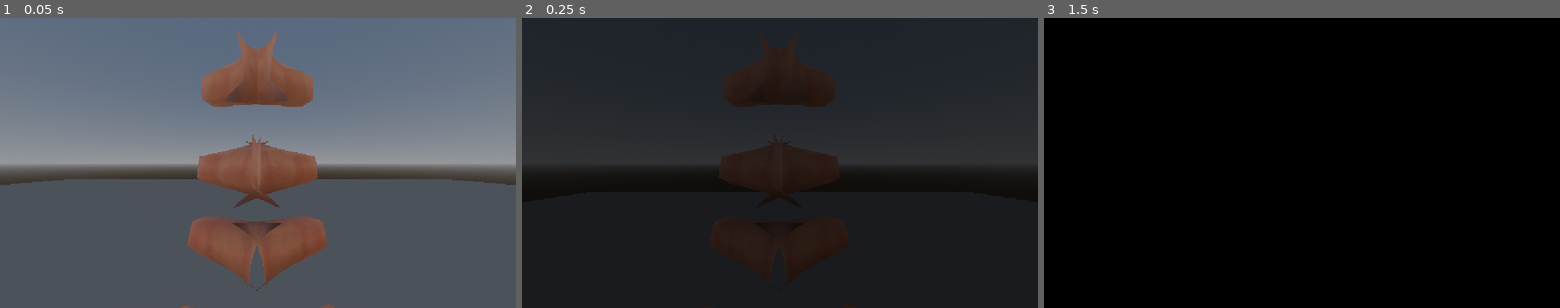
Above: before the commit, frames 1-3 (left to right).
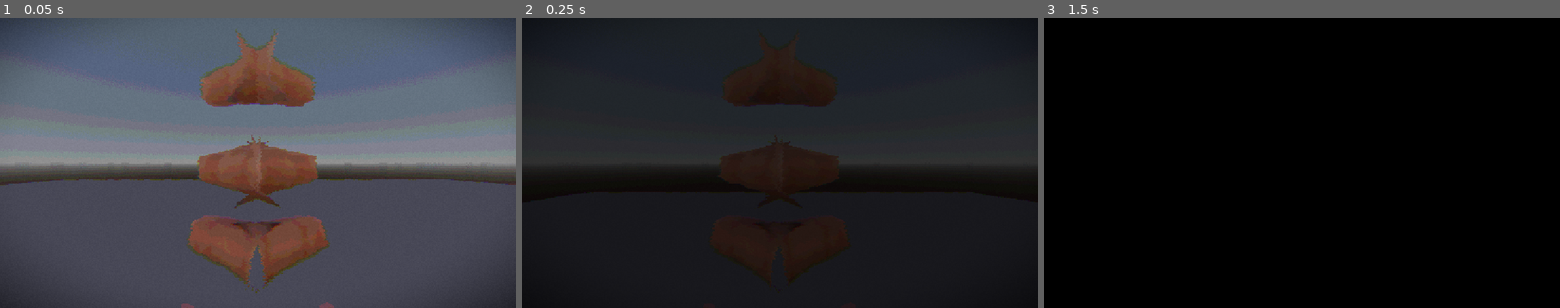
Above: after the commit, the same moments.

Repository: Typ0Codes/vr-test
Game: Godot game, scene res://node_3d.tscn
Two runs of this game, one before a commit and one after it. Both use one fixed random seed, a clock stepped at 60 frames per second and the inputs below.
Inputs (mouse positions are in pixels of both pictures, inside the frame that each line leads up to):
- Up to frame 1 (0.05 s): no input
- Up to frame 2 (0.25 s): no input
- Up to frame 3 (1.5 s): tap Enter (ui_accept) at 0.5, 0.77, 1.07, 1.25 s; move the mouse to (1415, 148) at 0.52 s; hold Right (ui_right) 0.53-1.25 s; tap Alt at 0.6 s; click (1415, 148) at 0.67 s; drag from (1198, 177) to (1276, 221) at 1.27 s

The runs differ from the first frame. In frame 1, 8.9% of the frame differs, in the area x 0-100%, y 0-100%; in frame 2, less than 0.1%; in frame 3, nothing differs.

Commit message:
sick ass shader i use on every damn project

Diff:
--- /dev/null
+++ b/PSX.gdshader
@@ -0,0 +1,83 @@
+shader_type spatial;
+render_mode depth_test_disabled, skip_vertex_transform, unshaded, cull_disabled;
+
+uniform sampler2D screen_tex : hint_screen_texture, filter_nearest;
+
+uniform int resolution_x = 640;
+uniform int resolution_y = 640;
+uniform int color_bit_depth = 4;
+uniform float dither_strength = 0.03;
+uniform float jitter_amount = 0.008;
+uniform float jitter_speed = 1.2;
+uniform float jitter_frequency = 180.0;
+uniform float chromatic_aberration_strength : hint_range(0.0, 0.1) = 0.015;
+uniform float vignette_strength : hint_range(0.0, 1.0) = 0.8;
+uniform float vignette_radius : hint_range(0.0, 2.0) = 0.9;
+uniform vec2 monitor_pos = vec2(0.5, 0.5);
+uniform vec2 monitor_size = vec2(0.0, 0.0);
+uniform bool zoomed_in = false;
+
+float hash(vec2 p) {
+    return fract(sin(dot(p, vec2(127.1, 311.7))) * 43758.5453123);
+}
+
+vec2 psx_jitter(vec2 uv) {
+    float t = floor(TIME * jitter_speed * 8.0) / 8.0;
+    float h_shake = hash(vec2(floor(uv.y * jitter_frequency), t)) - 0.5;
+    h_shake *= jitter_amount * 0.75;
+    float v_shake = hash(vec2(floor(uv.x * jitter_frequency * 0.4), t)) - 0.5;
+    v_shake *= jitter_amount * 0.35;
+    float micro = hash(uv * 600.0 + t) - 0.5;
+    micro *= jitter_amount * 0.1;
+    return uv + vec2(h_shake + micro, v_shake + micro);
+}
+
+void vertex() {
+    vec2 vert_pos = VERTEX.xy;
+    if (length(vert_pos) < 0.99) {
+        vec4 offset = PROJECTION_MATRIX * vec4(0.0, 0.0, 1.0, 1.0);
+        vert_pos += (offset.xy / offset.w);
+    }
+    POSITION = vec4(vert_pos, 1.0, 1.0);
+}
+
+void fragment() {
+    vec2 uv = SCREEN_UV;
+
+    vec2 diff = abs(uv - monitor_pos);
+    bool in_monitor = zoomed_in && diff.x < monitor_size.x * 0.5 && diff.y < monitor_size.y * 0.5;
+
+    if (in_monitor) {
+        ALBEDO = texture(screen_tex, uv).rgb;
+    } else {
+        vec2 px = vec2(1.0 / float(resolution_x), 1.0 / float(resolution_y));
+        vec2 sample_uv = floor(uv / px) * px + px * 0.5;
+        sample_uv = psx_jitter(sample_uv);
+
+        vec3 col;
+        if (chromatic_aberration_strength > 0.001) {
+            vec2 offset = (sample_uv - 0.5) * chromatic_aberration_strength;
+            col.r = texture(screen_tex, sample_uv + offset).r;
+            col.g = texture(screen_tex, sample_uv).g;
+            col.b = texture(screen_tex, sample_uv - offset).b;
+        } else {
+            col = texture(screen_tex, sample_uv).rgb;
+        }
+
+        float levels = pow(2.0, float(color_bit_depth));
+        col = floor(col * levels) / levels;
+
+        if (vignette_strength > 0.0) {
+            float dist = distance(uv, vec2(0.5));
+            float vignette = 1.0 - vignette_strength * smoothstep(vignette_radius * 0.5, vignette_radius, dist);
+            col *= vignette;
+        }
+
+        if (dither_strength > 0.0) {
+            float noise = hash(uv * 80.0 + floor(TIME * 50.0));
+            col += (noise - 0.5) * dither_strength;
+        }
+
+        ALBEDO = col;
+    }
+}
--- /dev/null
+++ b/node_3d.gdshader
@@ -0,0 +1,20 @@
+shader_type spatial;
+render_mode depth_test_disabled, skip_vertex_transform, unshaded, cull_disabled;
+
+void vertex() {
+    vec2 vert_pos = VERTEX.xy;
+
+    // Offset for XR lens distortion (centers the effect correctly)
+    if (length(vert_pos) < 0.99) {
+        vec4 offset = PROJECTION_MATRIX * vec4(0.0, 0.0, 1.0, 1.0);
+        vert_pos += (offset.xy / offset.w);
+    }
+
+    POSITION = vec4(vert_pos, 1.0, 1.0);
+}
+
+void fragment() {
+    // Your effect here — e.g. vignette:
+    ALBEDO = vec3(1.0);
+    ALPHA = dot(UV * 2.0 - 1.0, UV * 2.0 - 1.0) * 2.0;
+}
--- a/node_3d.tscn
+++ b/node_3d.tscn
@@ -1,6 +1,7 @@
 [gd_scene format=3 uid="uid://cskywls62cv43"]
 
 [ext_resource type="PackedScene" uid="uid://clc5dre31iskm" path="res://addons/godot-xr-tools/xr/start_xr.tscn" id="1_a202f"]
+[ext_resource type="Script" uid="uid://du7gxcanyu30b" path="res://xr_camera_3d.gd" id="1_ealrb"]
 [ext_resource type="PackedScene" uid="uid://btknduttnmoxf" path="res://addons/godot-xr-tools/misc/vr_common_shader_cache.tscn" id="1_noarx"]
 [ext_resource type="PackedScene" uid="uid://b4kad2kuba1yn" path="res://addons/godot-xr-tools/hands/scenes/lowpoly/left_hand_low.tscn" id="3_i5arm"]
 [ext_resource type="PackedScene" uid="uid://diyu06cw06syv" path="res://addons/godot-xr-tools/player/player_body.tscn" id="3_jka67"]
@@ -90,6 +91,7 @@
 [node name="XROrigin3D" type="XROrigin3D" parent="." unique_id=1999180124]
 
 [node name="XRCamera3D" type="XRCamera3D" parent="XROrigin3D" unique_id=1750148988]
+script = ExtResource("1_ealrb")
 
 [node name="VRCommonShaderCache" parent="XROrigin3D/XRCamera3D" unique_id=214917585 instance=ExtResource("1_noarx")]
 
--- /dev/null
+++ b/xr_camera_3d.gd
@@ -0,0 +1,15 @@
+extends XRCamera3D
+
+func _ready() -> void:
+	var quad := QuadMesh.new()
+	quad.size = Vector2(2, 2)
+
+	var mat := ShaderMaterial.new()
+	mat.shader = preload("res://PSX.gdshader")
+
+	var mi := MeshInstance3D.new()
+	mi.mesh = quad
+	mi.material_override = mat
+	mi.extra_cull_margin = 16384.0
+	mi.cast_shadow = GeometryInstance3D.SHADOW_CASTING_SETTING_OFF
+	add_child(mi)
Not shown, added: PSX.gdshader.uid
Not shown, added: node_3d.gdshader.uid
Not shown, added: xr_camera_3d.gd.uid
